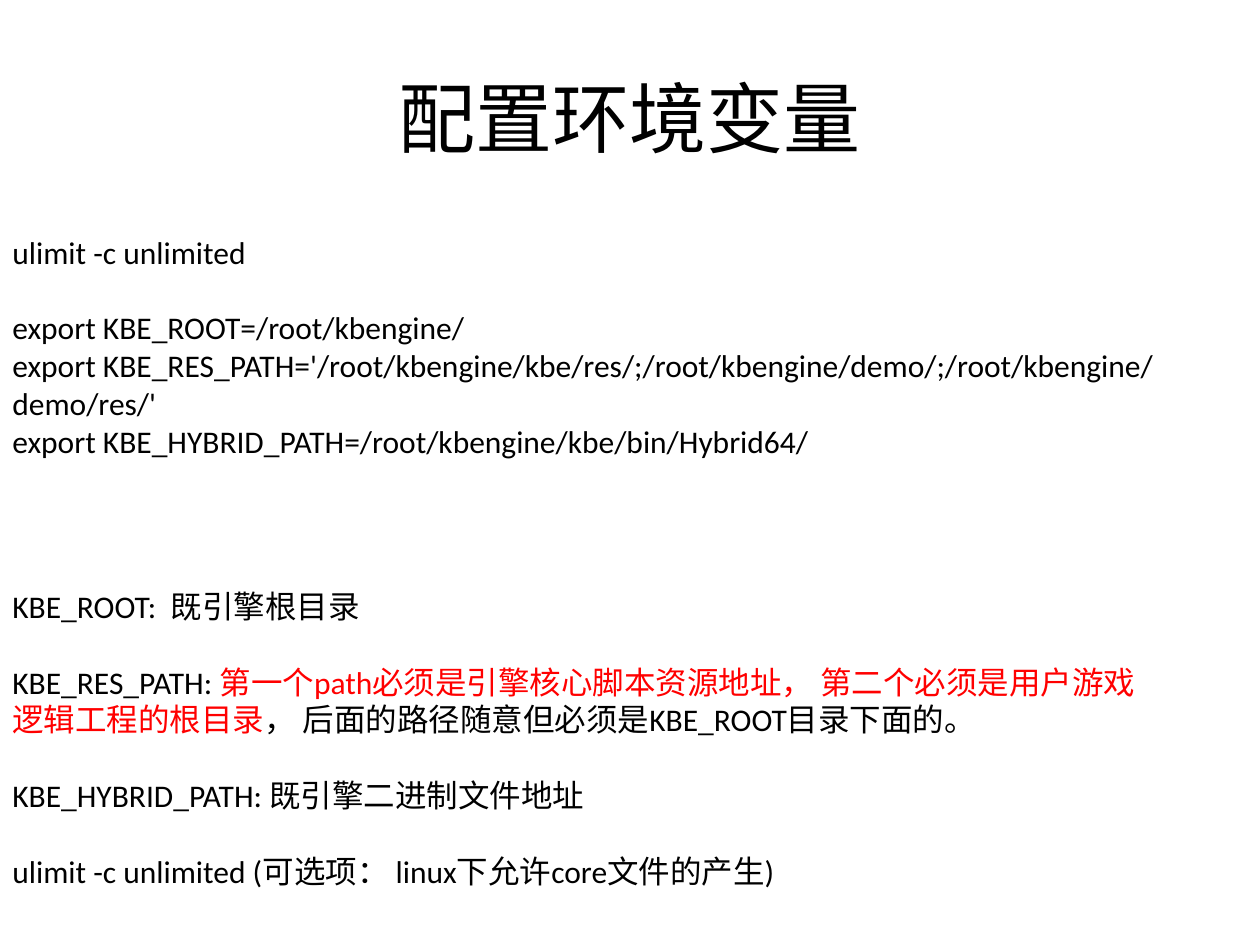
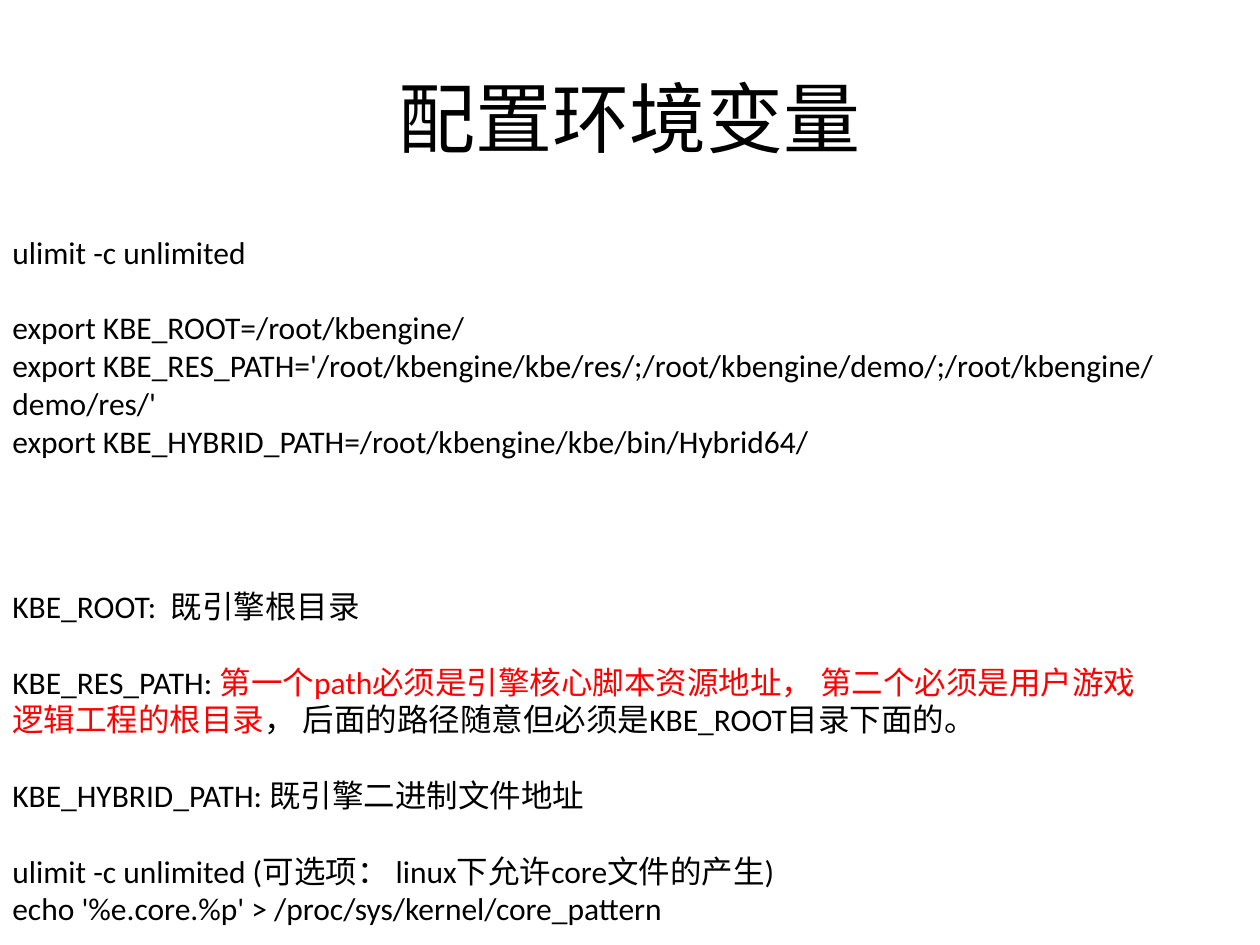
Before and after one commit to kbengine/kbengine, a slide deck: slide 15 of kbe/doc/server_overview.pptx. Drawn at 1260x945 pixels with LibreOffice and Linux fonts; fonts in the diff are those of the drawing. Boxes give left, top, right and bottom in pixels: in the first picture for what was removed or moved away, otherwise in the second. Text is boxed around its words. In the diff, an @@ line names an element or a change of style, - is before the commit and + after.

```diff
--- a/kbe/doc/server_overview.pptx
+++ b/kbe/doc/server_overview.pptx
@@ text at (x1=12, y1=898, x2=661, y2=925): paragraph added @@
+echo '%e.core.%p' > /proc/sys/kernel/core_pattern
```
